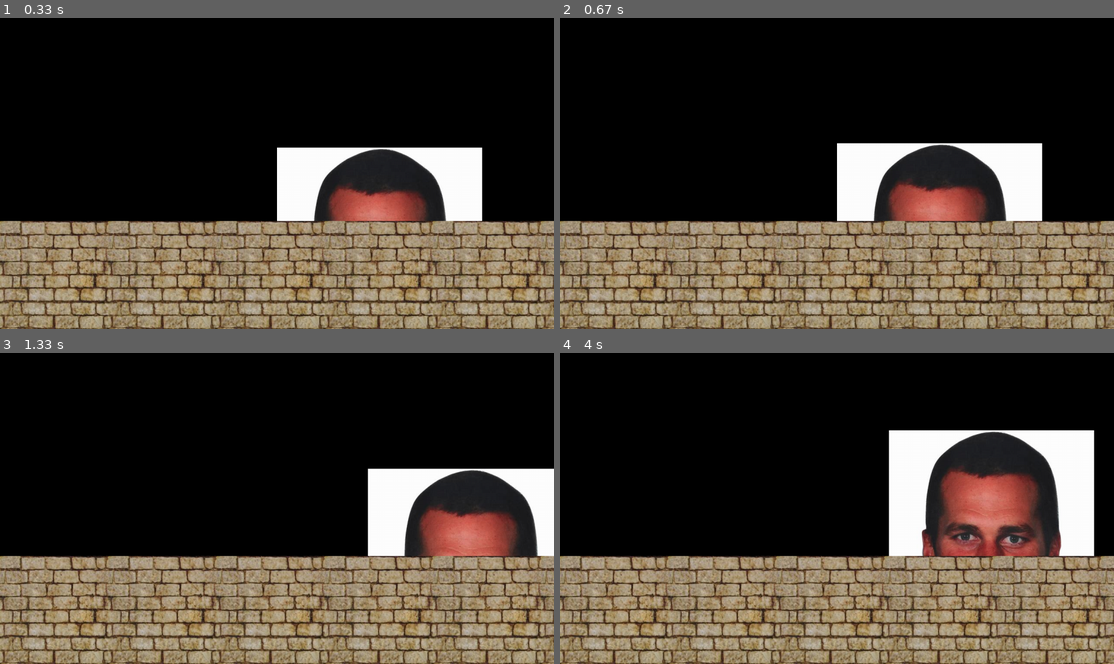
Above: before the commit, frames 1-4 (two rows, left to right).
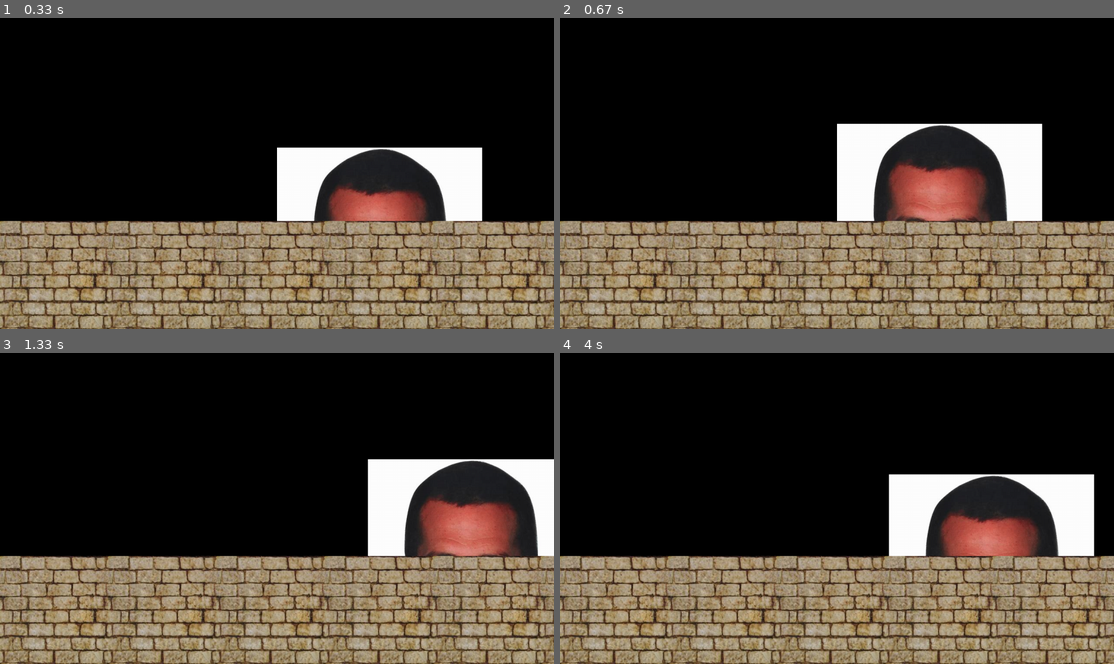
Above: after the commit, the same moments.

Repository: BrianCarducci/pygame-2
Game: pygame game, started from main.py
The game is run twice, just before and just after one commit, with the same random seed, the same clock (stepped at 60 frames per second) and the same inputs.
Inputs:
- Up to frame 1 (0.33 s): no input
- Up to frame 2 (0.67 s): tap Space at 0.33 s
- Up to frame 3 (1.33 s): hold Right 0.67-1.13 s; tap Space at 0.73, 1.03, 1.23 s; hold Right from 1.17 s (still down)
- Up to frame 4 (4 s): tap Space at 1.53, 1.73, 2.03, 2.3, 2.6, 2.73, 3.03, 3.4, 3.7, 3.9 s; release Right at 1.63 s; hold Left 1.67-2.2 s; hold Left 2.23-2.63 s; hold Right 2.67-3.3 s; hold Left 3.33-3.8 s; hold Right from 3.83 s (still down)

Frame 1 is identical in both runs. In frame 2, 5.2% of the frame differs, in the area x 50-88%, y 33-66%; in frame 3, 3.0%; in frame 4, 11%, in the area x 59-97%, y 24-66%.

Commit message:
fixed jumping

Diff:
--- a/levels/level1.py
+++ b/levels/level1.py
@@ -15,6 +15,6 @@
         floor_x_loc += floor_image.get_rect().w
 
     player_image = pygame.image.load("assets/sprites/player/123.jpg")
-    player = Player(player_image, window_width/2, 300, 10, False, 200, 200, False)
+    player = Player(player_image, window_width/2, 300, 10, False, 10, 10, False)
 
     return player, environment_sprite_group
--- a/sprites/player/player.py
+++ b/sprites/player/player.py
@@ -35,15 +35,15 @@
                 self.is_jumping = True
         elif not self.is_falling:
             if self.jump_count <= 0:
-                self.is_falling = True
+                if {"collision_side": "bottom", "colliding_entity": Platform} in collisions:
+                    self.is_jumping = False
+                    self.jump_count = self.base_jump_count
+            if self.jump_count >= self.base_jump_count*-1 and self.is_jumping:
+                self.rect.y -= self.jump_count
+                self.jump_count -= 1
+            else:
                 self.is_jumping = False
-                print("huh")
                 self.jump_count = self.base_jump_count
-            else:
-                print("jumping")
-                self.jump_count -= 1
-                self.rect.y -= 1
-
         window.blit(self.image, (self.rect.x, self.rect.y))
 
     def check_collision(self, sprite_group):
